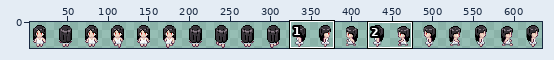
Sprite sheet -- _Data/BlackHair.png. The picture above shows the old version from afar; the outline marks the close-up.
Close-up. Earlier state:
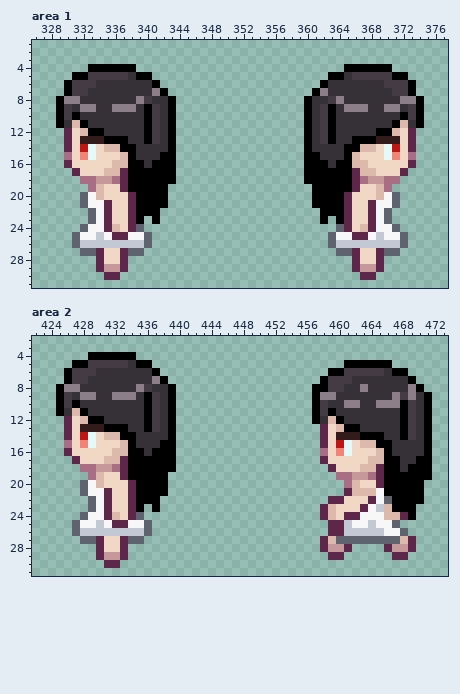
The file is 640x32 pixels. Shown: area 1: x 326..377, y 1..31; area 2: x 422..473, y 2..31. The wide view leaves out empty margins. The commit also changed other parts of the picture, which this record leaves out.
Now the later version:
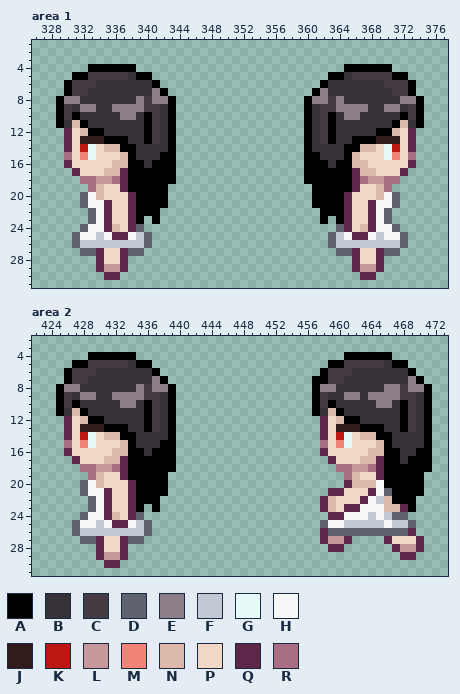
Palette (. is transparent): A #000000  B #353136  C #443b44  D #5e636f  E #8d7f8a  F #c2c9d4  G #e5f9f8  H #f7f7f7  J #341b1b  K #be1712  L #c7989a  M #f18476  N #ddb9ac  P #f0d8c5  Q #5e2749  R #a96e83
What changed:
--- area 1
@@ x 335..368 @@
  7 BBBBBBEA..................AEBBBBBB
- 8 BBBBECBBA................ABBCEBBBB
- 9 BEEEBACBA................ABCABEEEB
-10 BBBBBACBA................ABCABBBBB
+ 8 BBBBECEEA................AEECEBBBB
+ 9 BEEEECCBA................ABCCEEEEB
+10 BBEEBACBA................ABCABEEBB
 11 BBBBBACBA................ABCABBBBB
@@ x 337..366 @@
 24 PQD........................DQP
-25 QHHD......................DHHQ
+25 QHFD......................DFHQ
 26 FFFD......................DFFF
--- area 2
@@ x 422..473 @@
  3 ....................................................
- 4 .......AAAAAA.......................................
- 5 .....AACCCCCBAA........................AAAAAA.......
- 6 ....ACCCBBBBBBBA.....................AACCCCCBAA.....
- 7 ....ACCBBBBBBBBEA...................ACCCBBBBBBBA....
- 8 ...AEEBBBBBBBECBBA.................AACCBBEBBBBBEA...
- 9 ...ACBEEBBEEEBACBA.................AEEBBBBBBBECEBA..
-10 ...ACABBBBBBBBACBA.................ACBBEEBBEEEACBA..
-11 ...ABNABBBBBBBACBA.................ACABBBBBBBBACBA..
-12 ....QPNAABBBBBACBA.................ABNABBBBBBBACBA..
-13 ....QPJJJAAABBACBA..................QPNAABBBBBACBA..
-14 ....QPKGPNNAABBBBA..................QPJJJAAABBACBA..
-15 ....RPMGPPPNABBBAA..................QPKGPNNAABBBBA..
-16 ....QPPPPPNNAABAAA..................RPMGPPPNABBBBA..
-17 .....QPPPNNQAAAAAA..................QPPPPPNNAABBAA..
-18 ......RRLLRQAAAAAA...................QPPPNNQAABAAA..
-19 .......RNPPQAAAAA.....................RRLLRQAAAAAA..
-20 ......DHNPPPQAAAA......................RNPPQAAAAA...
-21 ......DHHQPPQAAAA......................QNNNHAAAAA...
-22 .......DHQPPQAAA.....................QQPPPQHDAAAA...
-23 .......DHQPPQA.A....................QNPPPQHFNAAA....
-24 ......DHHQNPQD......................QNPQQHHHNNQA....
-25 .....DHHFHQQHHD......................QQFHHFHHD......
-26 .....DFFFFFFFFD......................QQFFFFFHHD.....
-27 ......DDQPPQDD......................QNDDDDDDDDNQ....
-28 ........QPPQ........................QLLQ....QLLQ....
-29 ........QLLQ.........................QQ......QQ.....
+ 4 .......AAAAAA..........................AAAAAA.......
+ 5 .....AACCCCCBAA......................AACCCCCBAA.....
+ 6 ....ACCCBBBBBBBA....................ACCCBBBBBBBA....
+ 7 ....ACCBBBBBBBBEA..................AACCBBBBBBBBEA...
+ 8 ...AEEBBBBBBBECEEA.................AEEBBBBBBEECEEA..
+ 9 ...ACBEEBBEEEECCBA.................ACBBEEBEEEECCBA..
+10 ...ACABBBBBEEBACBA.................ACABBBBBEEBACBA..
+11 ...ABNABBBBBBBACBA.................ABNABBBBBBBACBA..
+12 ....QPNAABBBBBACBA..................QPNAABBBBBACBA..
+13 ....QPJJJAAABBACBA..................QPJJJAAABBACBA..
+14 ....QPKGPNNAABBBBA..................QPKGPNNAABBBBA..
+15 ....RPMGPPPNABBBAA..................RPMGPPPNABBBBA..
+16 ....QPPPPPNNAABAAA..................QPPPPPNNAABBAA..
+17 .....QPPPNNQAAAAAA...................QPPPNNQAABAAA..
+18 ......RRLLRQAAAAAA....................RRLLRQAAAAAA..
+19 .......RNPPQAAAAA......................RNPPQAAAAA...
+20 ......DHNPPPQAAAA......................QNNNHAAAAA...
+21 ......DHHQPPQAAAA....................QQPPPQHDAAAA...
+22 .......DHQPPQAAA....................QNPPPQHFNAAA....
+23 .......DHQPPQA.A....................QNPQQHHHNNQA....
+24 ......DHHQNPQD.......................QQHHHFHFDD.....
+25 .....DHHFHQQHFD.....................DHHFFFFFHFFD....
+26 .....DFFFFFFFFD.....................QDDDDDDDDDDQ....
+27 ......DDQPPQDD......................QLLQ....QPPPQ...
+28 ........QPPQ.........................QQ......QLLQ...
+29 ........QLLQ..................................QQ....
 30 .........QQ.........................................
Where, in picture pixels (left, top, right, bottom), the same in both close-ups:
changed: (120, 96, 168, 120)
changed: (312, 96, 360, 120)
changed: (136, 232, 144, 240)
changed: (336, 232, 344, 240)
changed: (312, 352, 432, 560)
changed: (120, 384, 168, 408)
changed: (136, 520, 144, 528)
